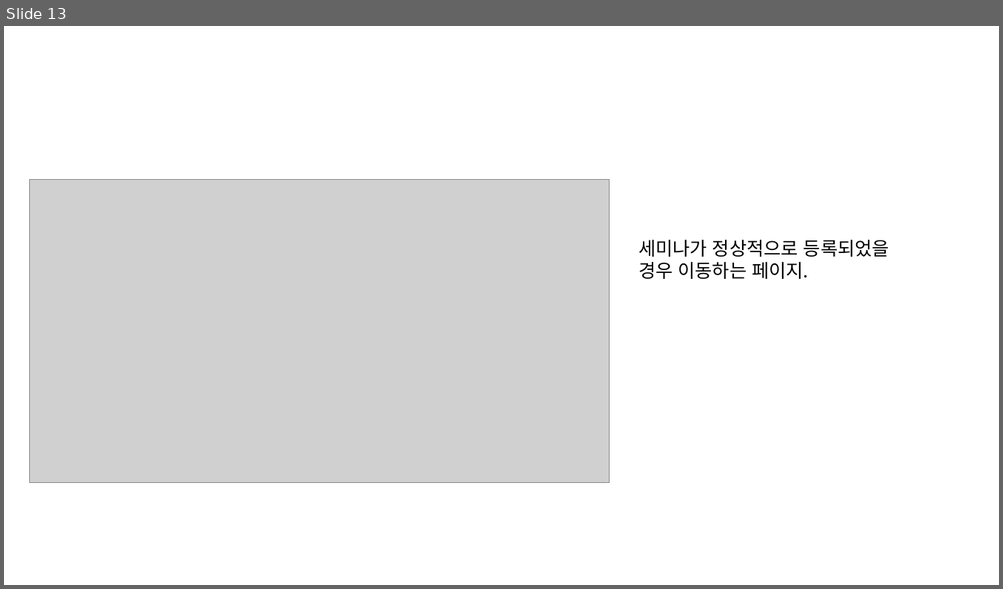
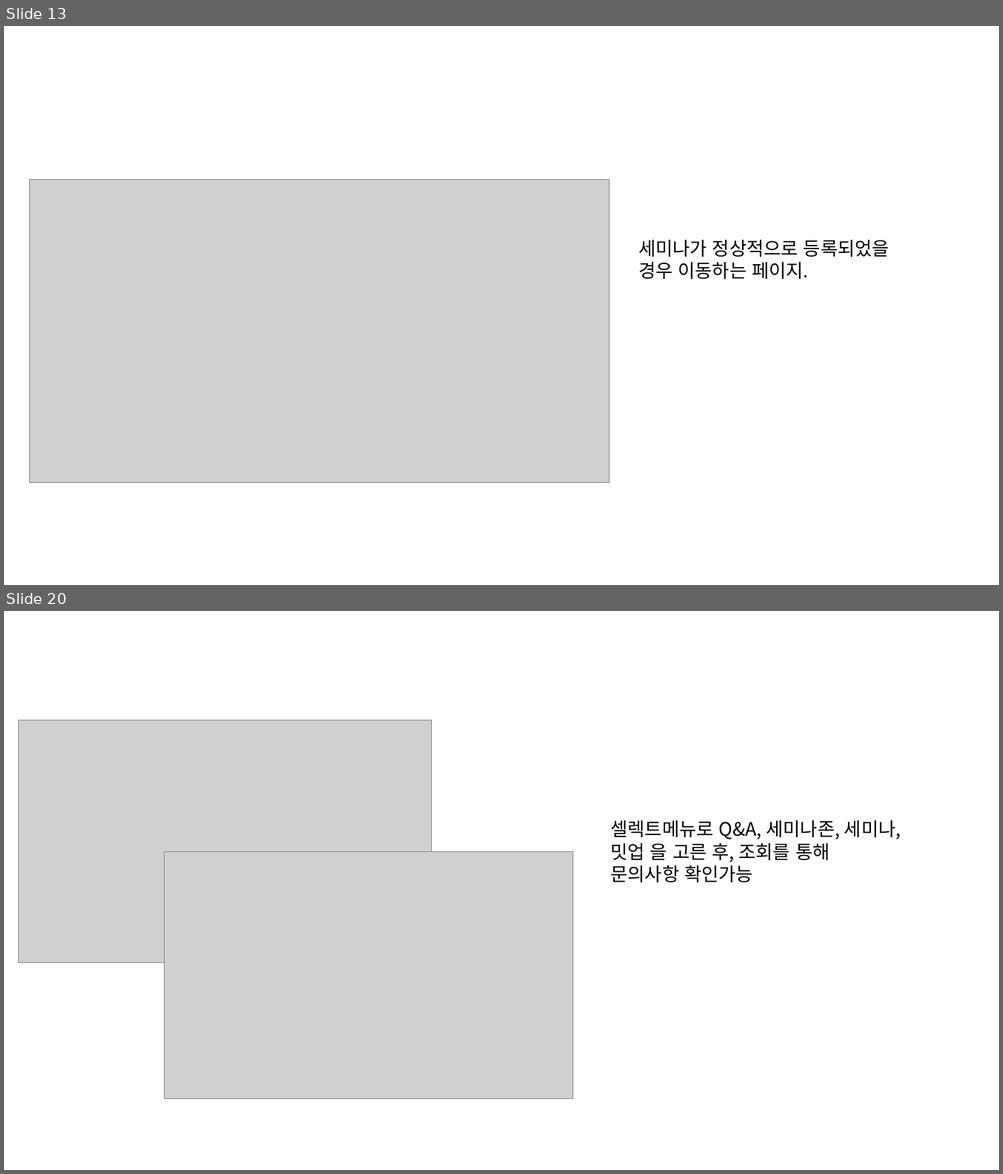
Before and after one commit to ezenteam2/e-Zone, a slide deck: 0 발표용 파워포인트/0424 4차발표/0424 project05 - 파워포인트 - 형준.pptx. Shown one above the other, each under a label of ours: slide 13 before the commit, slides 13 and 20 after it; the slides between them are not shown. The pictures are 1003x589 and 1003x1174 pixels, drawn with LibreOffice and Linux fonts; fonts in the diff are those of the drawing; grey boxes stand for pictures. Boxes give left, top, right and bottom in pixels: in the first picture for what was removed or moved away, otherwise in the second. Text is boxed around its words. In the diff, an @@ line names an element or a change of style, - is before the commit and + after.

```diff
--- a/0 발표용 파워포인트/0424 4차발표/0424 project05 - 파워포인트 - 형준.pptx
+++ b/0 발표용 파워포인트/0424 4차발표/0424 project05 - 파워포인트 - 형준.pptx
@@ slide 20 added at bbox=[4, 611, 999, 1170], background #FFFFFF @@
@@ picture added at bbox=[18, 720, 432, 963] @@
@@ text added at bbox=[610, 820, 901, 883], 18 pt, text #000000 @@
+셀렉트메뉴로 Q&A, 세미나존, 세미나, 밋업 을 고른 후, 조회를 통해
+문의사항 확인가능
@@ picture added at bbox=[164, 852, 572, 1099] @@
```
Also in this commit, not shown: 1 slide changed, 8 other slides added, 1 other file.
